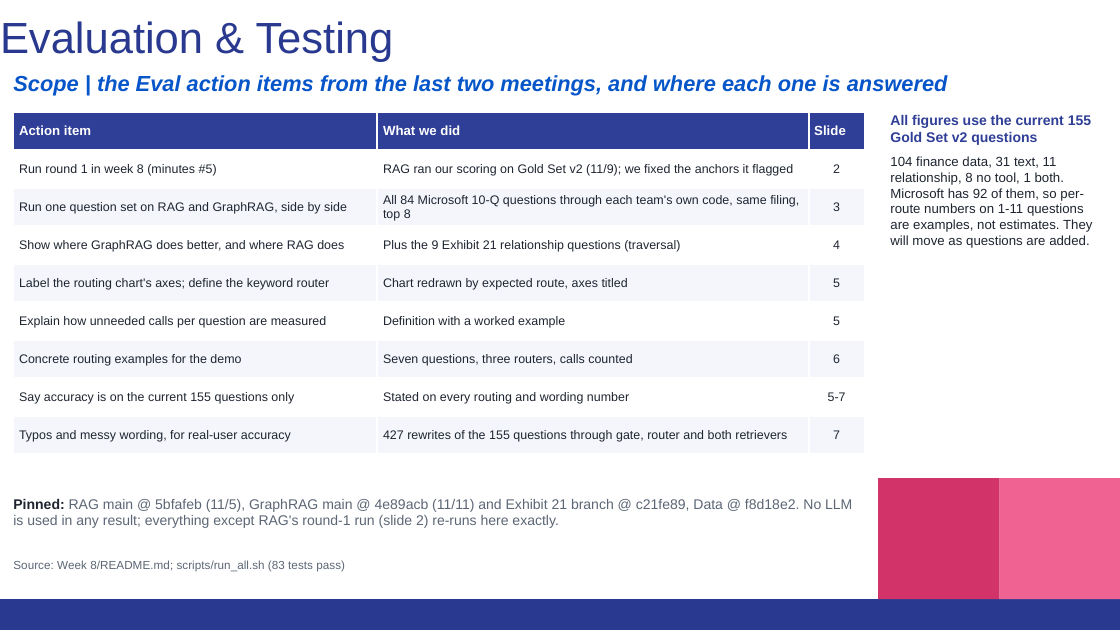
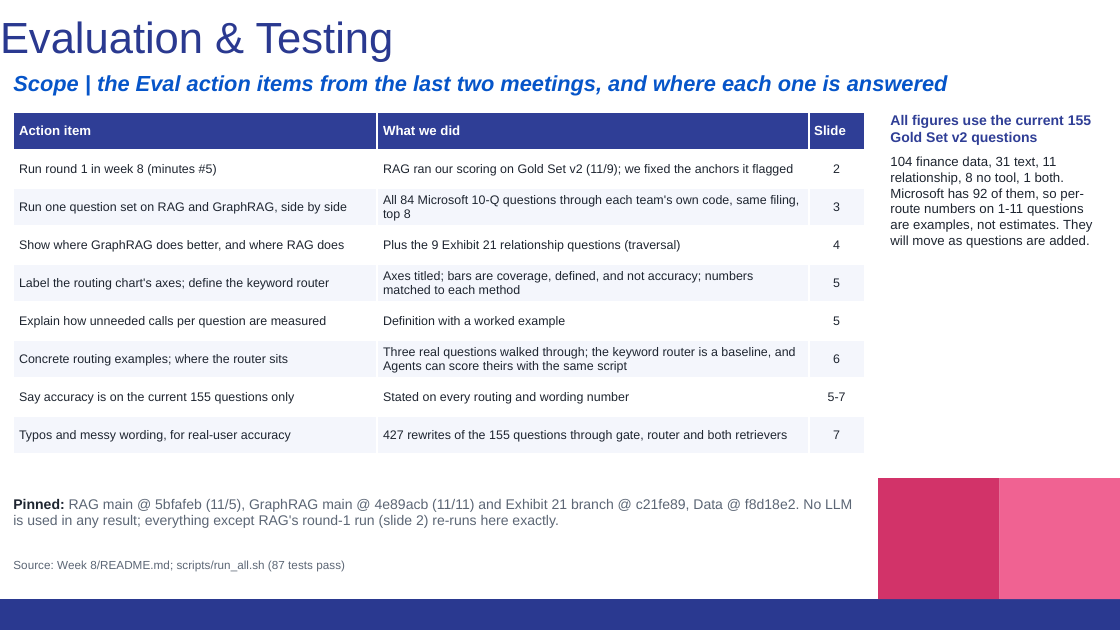
Before and after one commit to thomassong0604-oss/kpmg-eval, a slide deck: slide 1 of Week 8/deck/KPMG_Eval_Week8_11-12.pptx. Drawn at 1120x630 pixels with LibreOffice and Linux fonts; fonts in the diff are those of the drawing. Boxes give left, top, right and bottom in pixels: in the first picture for what was removed or moved away, otherwise in the second. Text is boxed around its words. In the diff, an @@ line names an element or a change of style, - is before the commit and + after.

```diff
--- a/Week 8/deck/KPMG_Eval_Week8_11-12.pptx
+++ b/Week 8/deck/KPMG_Eval_Week8_11-12.pptx
@@ table at (x1=13, y1=112, x2=865, y2=455) @@
-row 5, column 2: Chart redrawn by expected route, axes titled
+row 5, column 2: Axes titled; bars are coverage, defined, and not accuracy; numbers matched to each method
-row 7, column 1: Concrete routing examples for the demo
+row 7, column 1: Concrete routing examples; where the router sits
-row 7, column 2: Seven questions, three routers, calls counted
+row 7, column 2: Three real questions walked through; the keyword router is a baseline, and Agents can score theirs with the same script
@@ text at (x1=13, y1=560, x2=345, y2=572): text changed @@
-Source: Week 8/README.md; scripts/run_all.sh (83 tests pass)
+Source: Week 8/README.md; scripts/run_all.sh (87 tests pass)
```
Also in this commit, not shown: 2 other slides changed, 40 other files.
